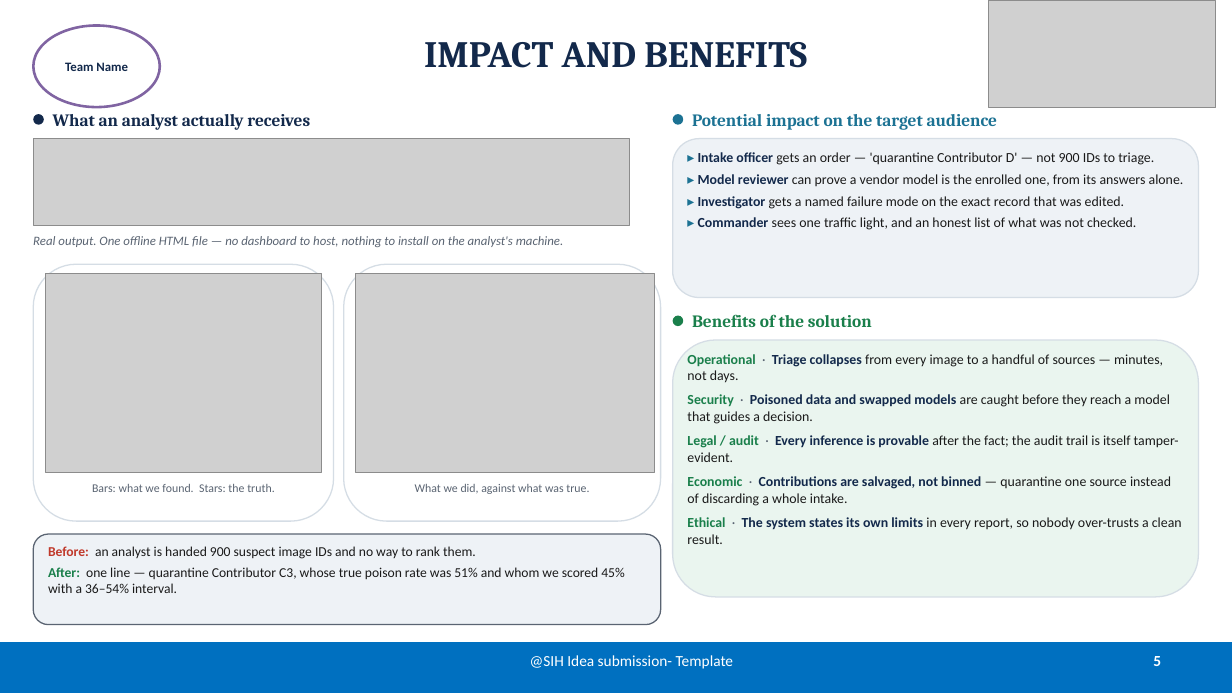
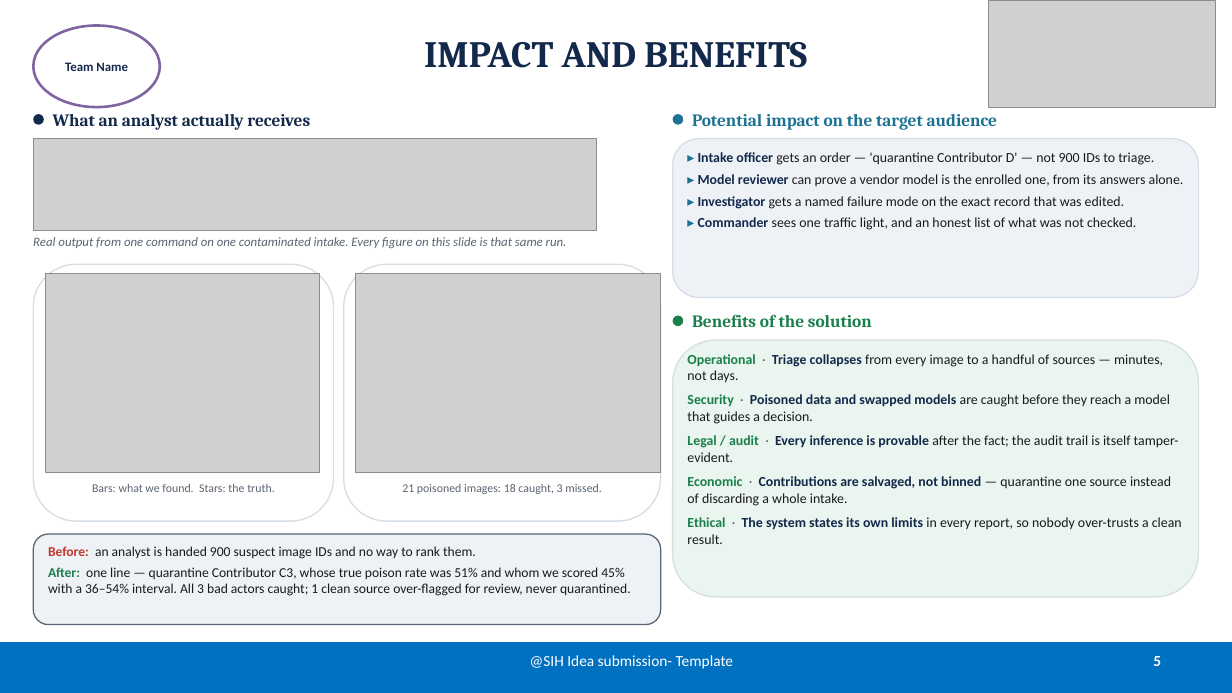
Before and after one commit to Rakesh-18112006/cvassure, a slide deck: slide 5 of ppt_build/SIH2026_PS26228_cvassure.pptx. Drawn at 1232x693 pixels with LibreOffice and Linux fonts; fonts in the diff are those of the drawing; grey boxes stand for pictures. Boxes give left, top, right and bottom in pixels: in the first picture for what was removed or moved away, otherwise in the second. Text is boxed around its words. In the diff, an @@ line names an element or a change of style, - is before the commit and + after.

```diff
--- a/ppt_build/SIH2026_PS26228_cvassure.pptx
+++ b/ppt_build/SIH2026_PS26228_cvassure.pptx
@@ picture: place and size @@
-picture at box(33, 139, 629, 226)
+picture at box(33, 139, 597, 230)
@@ text at box(33, 237, 567, 248): text changed @@
-Real output. One offline HTML file — no dashboard to host, nothing to install on the analyst's machine.
+Real output from one command on one contaminated intake. Every figure on this slide is that same run.
@@ picture: place and size @@
-picture at box(356, 274, 655, 472)
+picture at box(356, 274, 661, 472)
@@ text at box(402, 484, 602, 494): text changed @@
-What we did, against what was true.
+21 poisoned images: 18 caught, 3 missed.
@@ text at box(48, 567, 631, 596): text changed @@
-After: one line — quarantine Contributor C3, whose true poison rate was 51% and whom we scored 45% with a 36–54% interval.
+After: one line — quarantine Contributor C3, whose true poison rate was 51% and whom we scored 45% with a 36–54% interval. All 3 bad actors caught; 1 clean source over-flagged for review, never quarantined.
```
Also in this commit, not shown: 11 other files.
